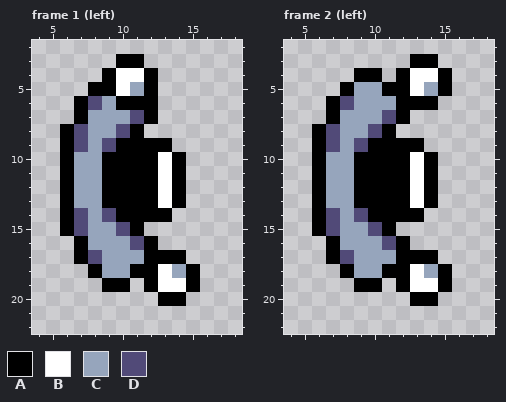
Two states of a pixel-art file, Character.aseprite. Above: the version before the commit.
24x24 pixels, 17 frames. Shown: frame 1 (left): x 4..18, y 2..22; frame 2 (left): x 4..18, y 2..22. The commit also changed other frames, which this record leaves out.
Palette (. is transparent): A #000000  B #ffffff  C #96a5bc  D #514a78
Pixels before, frame 1 (left), first column x 6:
 3 ....AA....
 4 ...ABBA...
 5 ..AABCA...
 6 .ADCAAA...
 7 .ACCCDA...
 8 ADCCDA....
 9 ADCDAAAA..
10 ACCAAAABA.
11 ACCAAAABA.
12 ACCAAAABA.
13 ACCAAAABA.
14 ADCDAAAA..
15 ADCCDA....
16 .ACCCDA...
17 .ADCCCAAA.
18 ..ACCAABCA
19 ...AA.ABBA
20 .......AA.
Pixels before, frame 2 (left), first column x 6:
 3 .......AA.
 4 ...AA.ABBA
 5 ..ACCAABCA
 6 .ADCCCAAA.
 7 .ACCCDA...
 8 ADCCDA....
 9 ADCDAAAA..
10 ACCAAAABA.
11 ACCAAAABA.
12 ACCAAAABA.
13 ACCAAAABA.
14 ADCDAAAA..
15 ADCCDA....
16 .ACCCDA...
17 .ADCCCAAA.
18 ..ACCAABCA
19 ...AA.ABBA
20 .......AA.
The result:
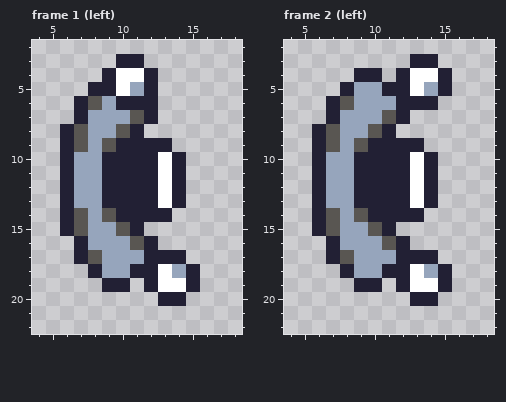
The edit:
colour A: #000000 -> #222034
colour D: #514a78 -> #595652
Where, in picture pixels (left, top, right, bottom), the same in both pictures:
changed: (60, 54, 200, 306)
changed: (312, 54, 452, 306)
